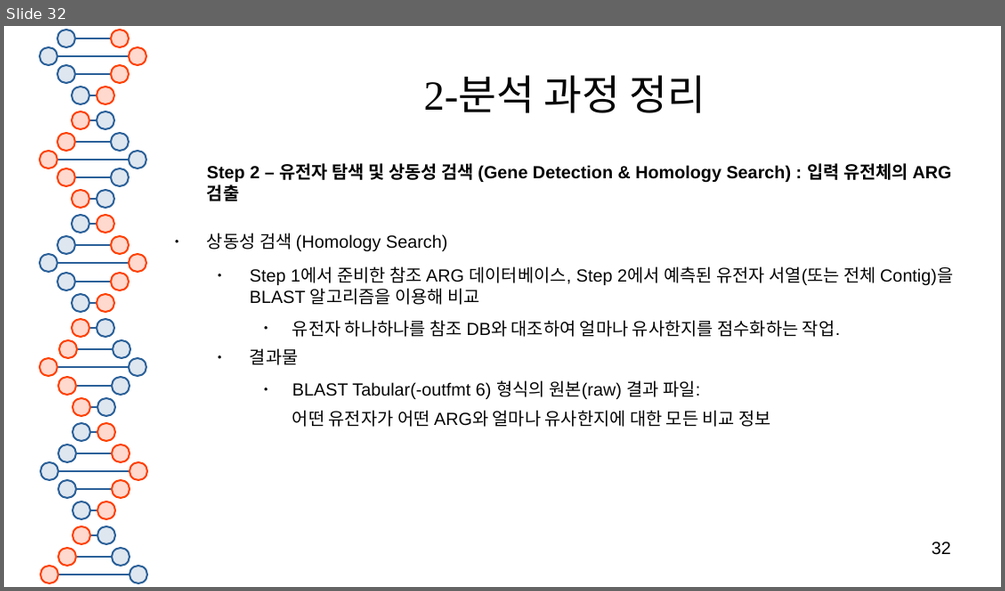
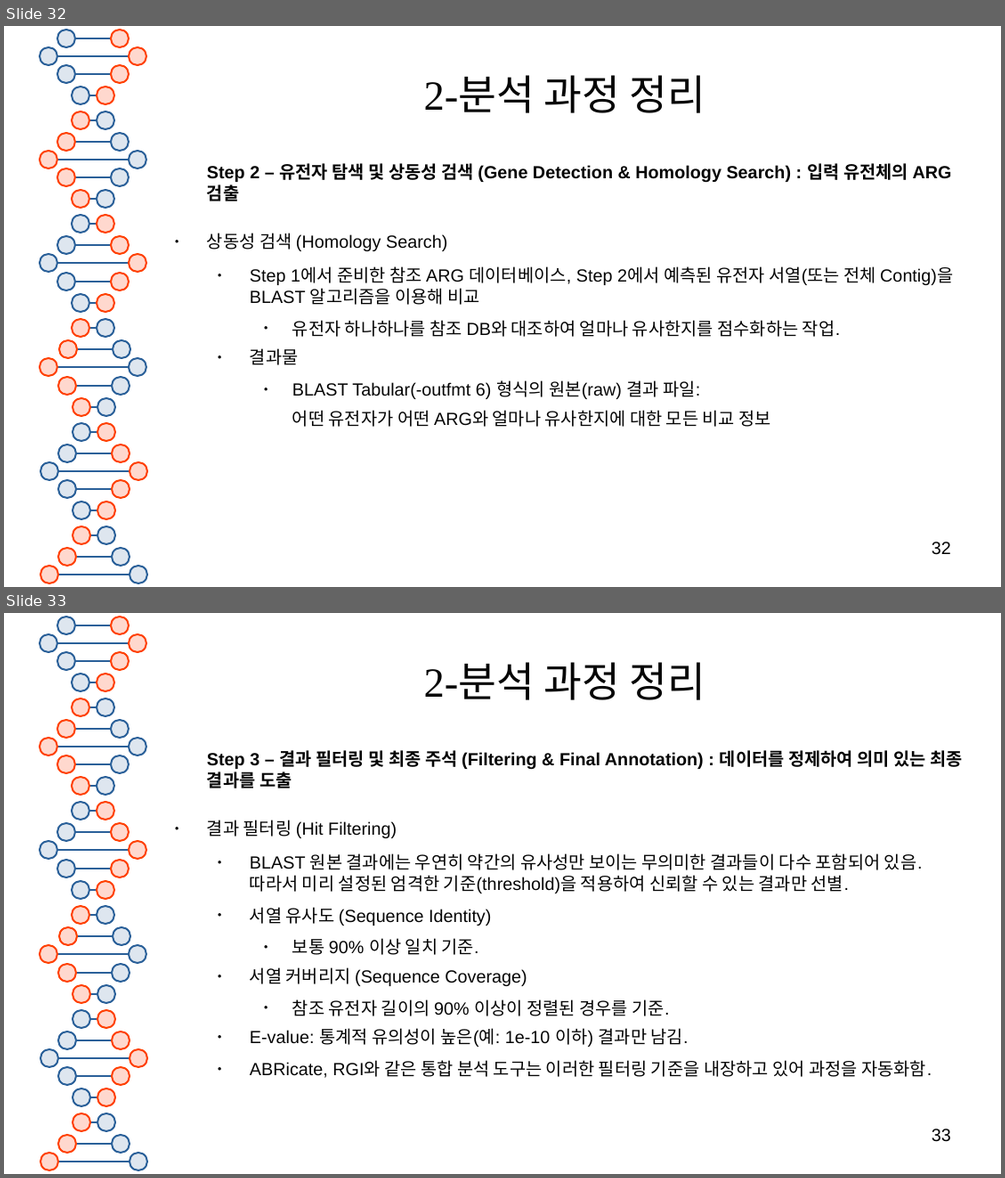
Before and after one commit to SHINKHO/bioinformatics_phase, a slide deck: docs/bioinformatics툴_분석.odp. Shown one above the other, each under a label of ours: slide 32 before the commit, slides 32 and 33 after it. The pictures are 1005x591 and 1005x1178 pixels, drawn with LibreOffice and Linux fonts; fonts in the diff are those of the drawing. Boxes give left, top, right and bottom in pixels: in the first picture for what was removed or moved away, otherwise in the second. Text is boxed around its words. In the diff, an @@ line names an element or a change of style, - is before the commit and + after.

```diff
--- a/docs/bioinformatics툴_분석.odp
+++ b/docs/bioinformatics툴_분석.odp
@@ slide 33 added at (4, 613, 1001, 1174), background #FFFFFF; not listed: 81 template elements that a slide beside it also shows @@
@@ title added at (424, 662, 706, 700), 33 pt, text #050505 @@
+2-분석 과정 정리
@@ text added at (207, 750, 962, 1078), 14 pt, text #050505 @@
+Step 3 – 결과 필터링 및 최종 주석 (Filtering & Final Annotation) : 데이터를 정제하여 의미 있는 최종 결과를 도출
+● 결과 필터링 (Hit Filtering)
+  ● BLAST 원본 결과에는 우연히 약간의 유사성만 보이는 무의미한 결과들이 다수 포함되어 있음. 따라서 미리 설정된 엄격한 기준(threshold)을 적용하여 신뢰할 수 있는 결과만 선별.
+  ● 서열 유사도 (Sequence Identity)
+    ● 보통 90% 이상 일치 기준.
+  ● 서열 커버리지 (Sequence Coverage)
+    ● 참조 유전자 길이의 90% 이상이 정렬된 경우를 기준.
+  ● E-value: 통계적 유의성이 높은(예: 1e-10 이하) 결과만 남김.
+  ● ABRicate, RGI와 같은 통합 분석 도구는 이러한 필터링 기준을 내장하고 있어 과정을 자동화함.
@@ page number added at (931, 1128, 951, 1142), 14 pt, text #000000 @@
+33
```
Also in this commit, not shown: 2 slides changed, 25 other slides added, 1 other file.
